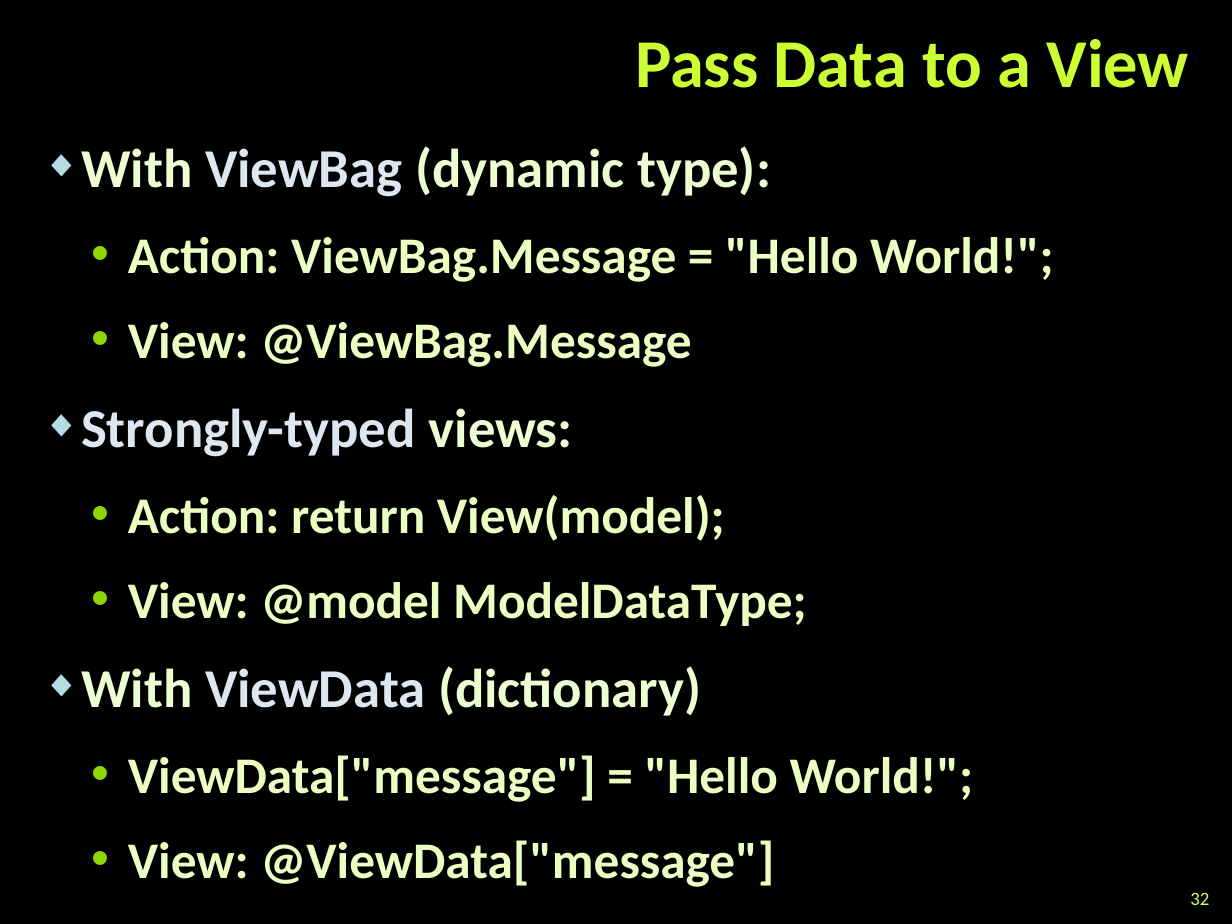
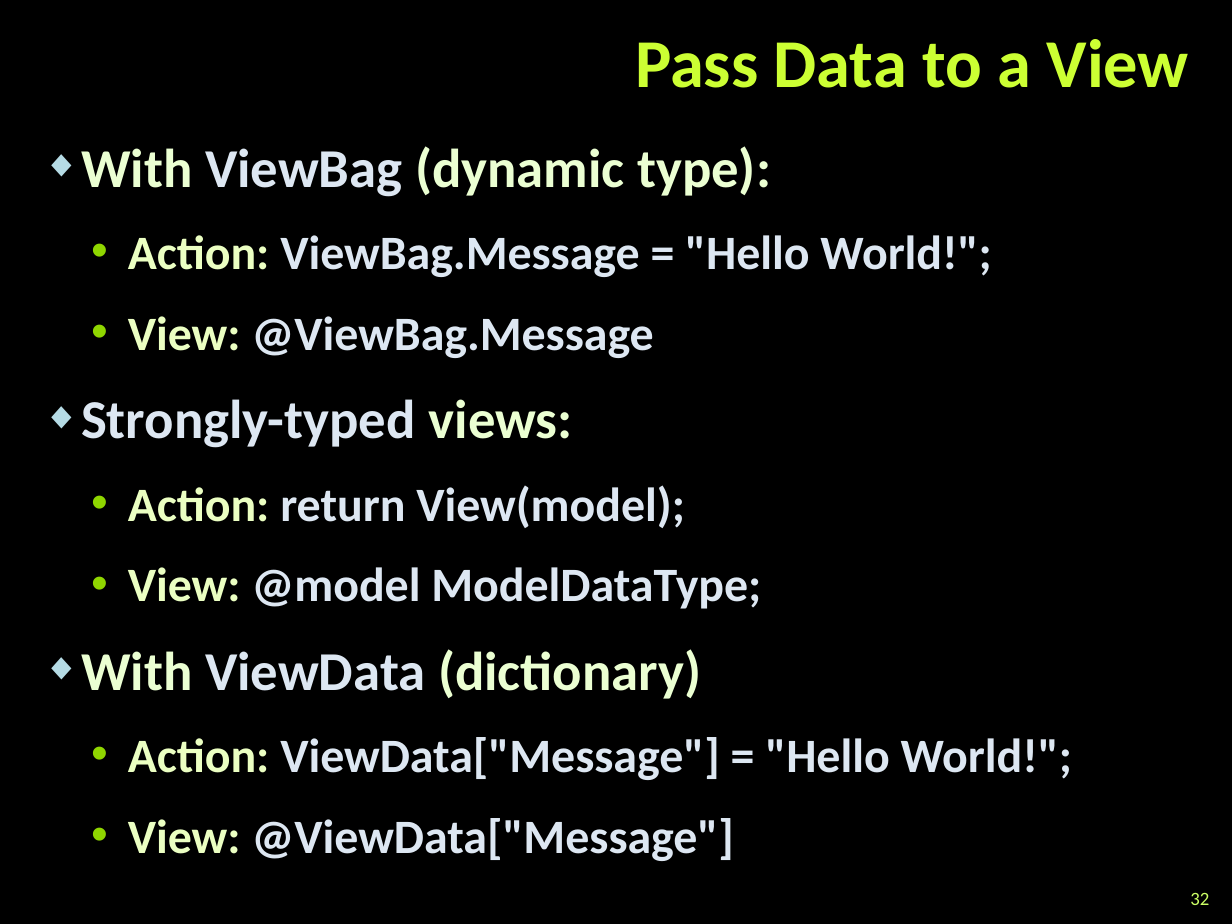
Before and after one commit to TelerikAcademy/ASP.NET-MVC, a slide deck: slide 32 of 02. ASP.NET-MVC-Essentials/ASP.NET MVC Essentials.pptx. Drawn at 1232x924 pixels with LibreOffice and Linux fonts; fonts in the diff are those of the drawing; background and template pictures are left out. Boxes give left, top, right and bottom in pixels: in the first picture for what was removed or moved away, otherwise in the second. Text is boxed around its words. In the diff, an @@ line names an element or a change of style, - is before the commit and + after.

```diff
--- a/02. ASP.NET-MVC-Essentials/ASP.NET MVC Essentials.pptx
+++ b/02. ASP.NET-MVC-Essentials/ASP.NET MVC Essentials.pptx
@@ text at box(128, 235, 991, 609): size 30 to 28 pt in "Action: ViewBag.Message = "Hello World!";", "View: @ViewBag.Message", "Action: return View(model);", "View: @model ModelDataType;"; text colour #EBFFC2 to #DDE7F2 in "ViewBag.Message = "Hello World!";", "@ViewBag.Message", "return View(model);", "@model ModelDataType;" @@
@@ text at box(128, 737, 1072, 861): text changed; size 30 to 28 pt; text colour #EBFFC2 to #DDE7F2 @@
-  • ViewData["message"] = "Hello World!";
-  • View: @ViewData["message"]
+  • Action: ViewData["Message"] = "Hello World!";
+  • View: @ViewData["Message"]
```
Also in this commit, not shown: 6 other slides changed.
